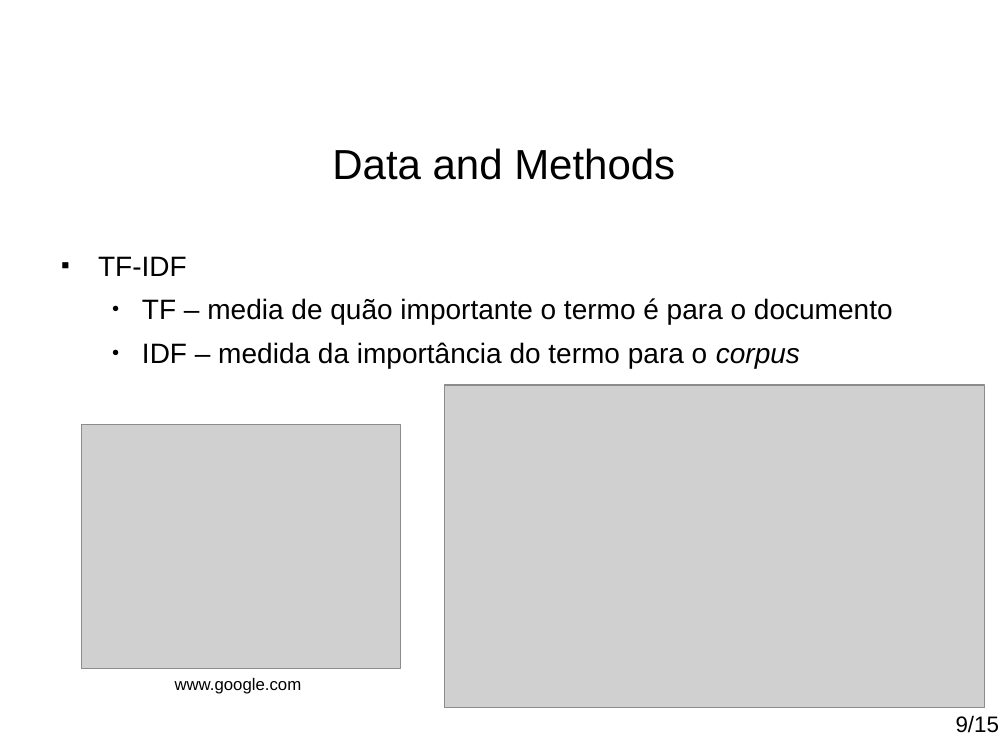
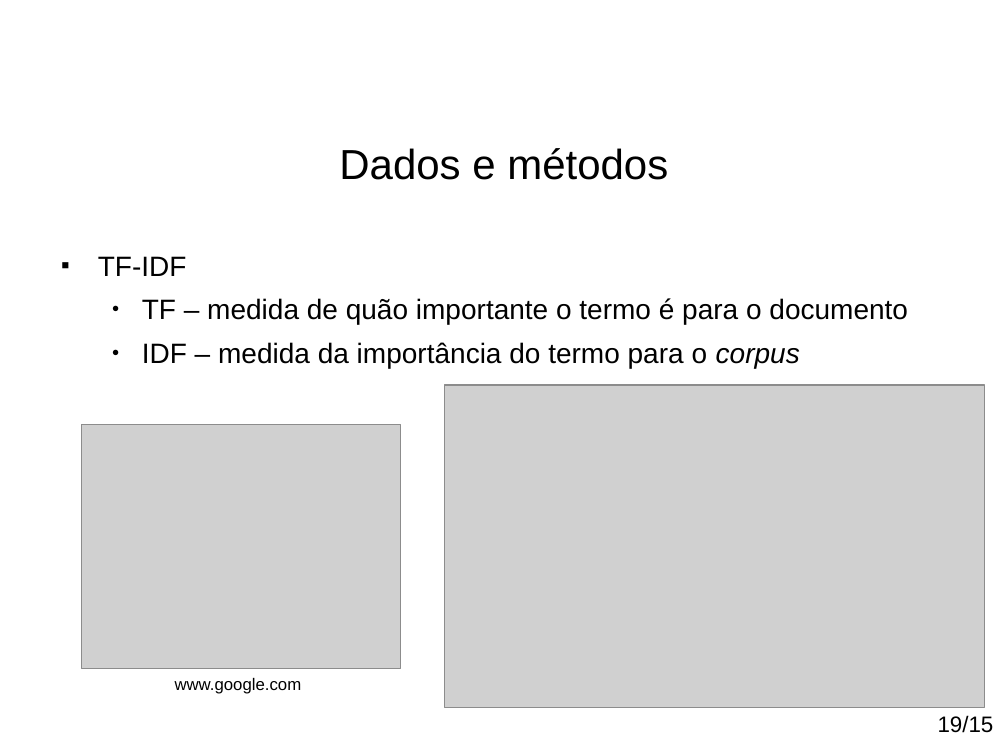
Before and after one commit to paulohq/apresentacao-NLP, a slide deck: slide 21 of apresentacao-mineracao-de-sugestoes.ppt. Drawn at 1008x756 pixels with LibreOffice and Linux fonts; fonts in the diff are those of the drawing; grey boxes stand for pictures; background and template pictures are left out. Boxes give left, top, right and bottom in pixels: in the first picture for what was removed or moved away, otherwise in the second. Text is boxed around its words. In the diff, an @@ line names an element or a change of style, - is before the commit and + after.

```diff
--- a/apresentacao-mineracao-de-sugestoes.ppt
+++ b/apresentacao-mineracao-de-sugestoes.ppt
@@ title at bbox=[339, 148, 668, 180]: text changed @@
-Data and Methods
+Dados e métodos
@@ text at bbox=[142, 298, 908, 324]: text changed @@
-  ● TF – media de quão importante o termo é para o documento
+  ● TF – medida de quão importante o termo é para o documento
@@ text at bbox=[938, 715, 994, 733]: text changed @@
-9/15
+19/15
```
Also in this commit, not shown: 20 other slides changed, 4 slides added, 4 slides removed, 3 other files.
